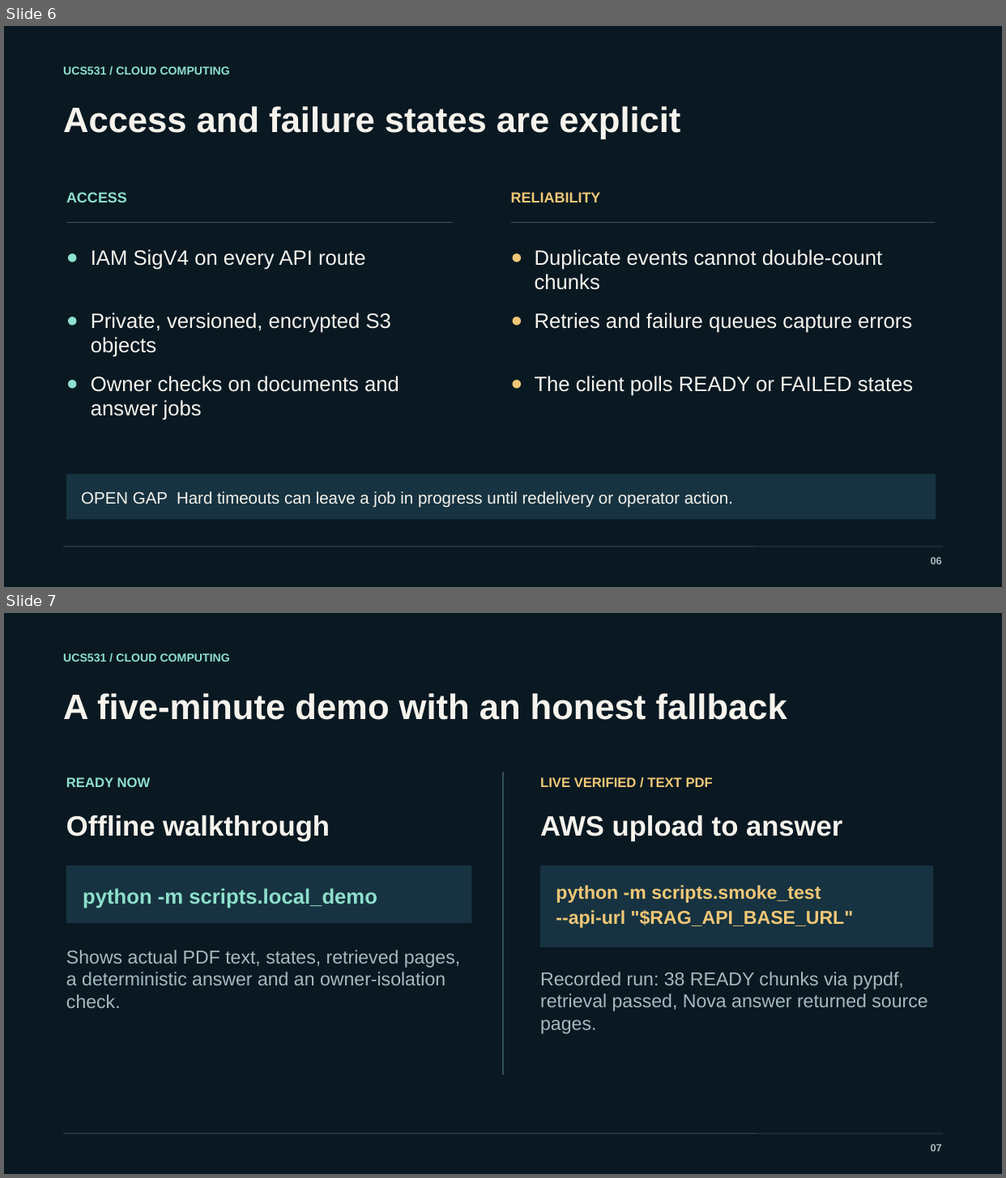
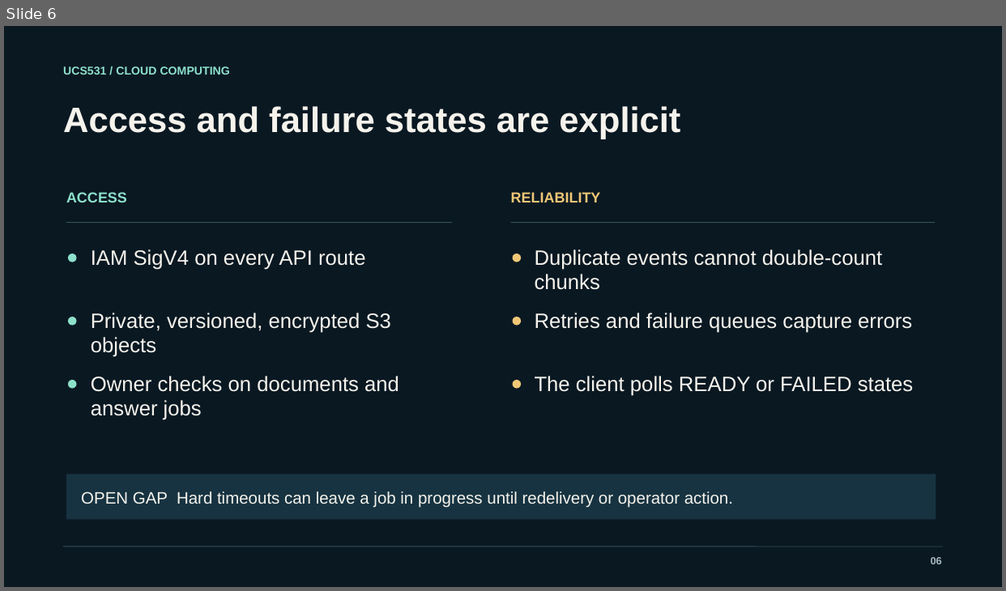
Before and after one commit to aryanorastar/UCS531-Cloud-Computing-Project, a slide deck: presentation/UCS531_Lab_Evaluation.pptx. Shown one above the other, each under a label of ours: slides 6 and 7 before the commit, slide 6 after it. The pictures are 1006x1178 and 1006x591 pixels, drawn with LibreOffice and Linux fonts; fonts in the diff are those of the drawing. Boxes give left, top, right and bottom in pixels: in the first picture for what was removed or moved away, otherwise in the second. Text is boxed around its words. In the diff, an @@ line names an element or a change of style, - is before the commit and + after.

Commit message:
feat: add live browser evaluation demo (#2)

```diff
--- a/presentation/UCS531_Lab_Evaluation.pptx
+++ b/presentation/UCS531_Lab_Evaluation.pptx
@@ slide 7 removed at [4, 613, 1002, 1174], background #0A1822 @@
@@ text removed at [63, 653, 230, 662] @@
-UCS531 / CLOUD COMPUTING
@@ text removed at [63, 693, 787, 720] @@
-A five-minute demo with an honest fallback
@@ text removed at [66, 777, 151, 787] @@
-READY NOW
@@ line removed from (503, 772) to (503, 1076) @@
@@ text removed at [540, 777, 713, 787] @@
-LIVE VERIFIED / TEXT PDF
@@ text removed at [66, 815, 330, 841] @@
-Offline walkthrough
@@ text removed at [540, 815, 842, 841] @@
-AWS upload to answer
@@ rectangle removed at [66, 866, 472, 924] @@
@@ rectangle removed at [541, 866, 934, 948] @@
@@ text removed at [83, 888, 377, 909] @@
-python -m scripts.local_demo
@@ text removed at [556, 885, 820, 903] @@
-python -m scripts.smoke_test
@@ text removed at [556, 910, 854, 928] @@
---api-url "$RAG_API_BASE_URL"
@@ text removed at [66, 950, 460, 1008] @@
-Shows actual PDF text, states, retrieved pages, a deterministic answer and an owner-isolation check.
@@ text removed at [540, 972, 927, 1034] @@
-Recorded run: 38 READY chunks via pypdf, retrieval passed, Nova answer returned source pages.
@@ line removed from (63, 1134) to (943, 1134) @@
@@ text removed at [931, 1144, 942, 1152] @@
-07
```
Also in this commit, not shown: 1 slide changed, 1 slide added, 16 other files.
